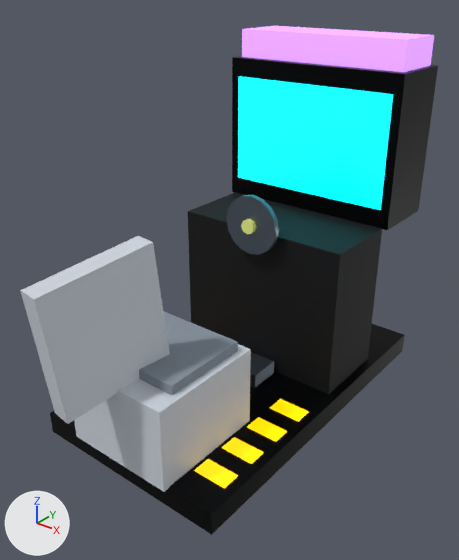
Renders of the glTF model godot/assets/models/tt_arc_racer.glb from each side of a commit.
One viewpoint serves both versions: a 50 mm lens placed at (1.86, -2.29, 2.19), pointed at (0.06, -0.04, 0.8). The lights are fixed; the arrows at lower left show +X, +Y and +Z. The picture after the commit comes second. Objects named as collision shapes, trigger or cutter boxes, shadow casters or lower levels of detail are left out.

Names of what the first picture shows: 'Dash', 'Pedals', 'Racer_Base', 'Racer_Marquee', 'Racer_Screen', 'Screen_Housing', 'Seat_Back', 'Seat_Cushion', 'Seat_Shell', 'Track_Stripes', 'Wheel' and 1 more.
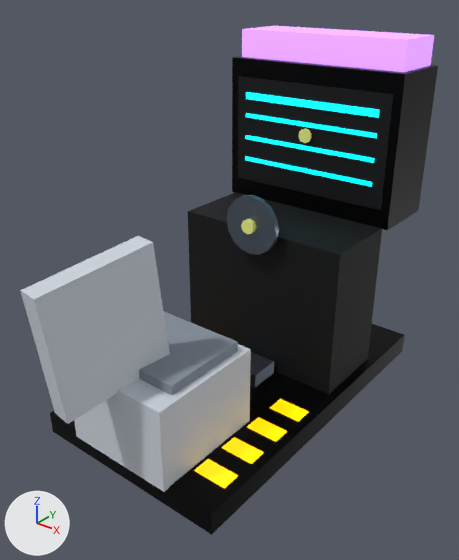
Scene script edits in JSON lines:
```json
{"block": "me_racer_screen", "where": "me_racer_screen.from_pydata(...)  # 10 vertices, 16 faces; spans x -0.48..0.48, y 0.72..0.728, z 1.05..1.65"}
{"op": "remove", "block": "me_racer_screen", "code": "me_racer_screen.materials.append(mat_tt_cyanled)  # cyan #00f4ff, glowing cyan #00f3ff"}
{"op": "add", "block": "me_racer_screen", "code": "me_racer_screen.materials.append(mat_tt_carbonslate)"}
{"op": "add", "block": "me_scr_ball", "code": ["me_scr_ball = bpy.data.meshes.new('Scr_Ball')", "me_scr_ball.from_pydata(...)  # a 10-sided cylinder along y spanning x -0.038..0.038, y 0.696..0.708, z 1.34..1.42", "me_scr_ball.materials.append(mat_tt_ballyellow)  # yellow #ebf489"]}
{"op": "add", "block": "me_scr_art", "code": ["me_scr_art = bpy.data.meshes.new('Scr_Art')", "me_scr_art.from_pydata(...)  # 40 vertices, 64 faces; spans x -0.42..0.42, y 0.713..0.716, z 1.17..1.57", "me_scr_art.materials.append(mat_tt_cyanled)  # cyan #00f4ff, glowing cyan #00f3ff"]}
{"op": "add", "block": "ob_scr_ball", "code": ["ob_scr_ball = bpy.data.objects.new('Scr_Ball', me_scr_ball)", "ob_scr_ball.location = (0.0, 0.0, 0.0)"]}
{"op": "add", "block": "ob_scr_art", "code": ["ob_scr_art = bpy.data.objects.new('Scr_Art', me_scr_art)", "ob_scr_art.location = (0.0, 0.0, 0.0)"]}
```

Boxes (x1, y1, x2, y2) around the edits, measured in the pictures (459 x 560 px):
```json
{"object": "Racer_Screen", "change": "recoloured", "before": [238, 76, 393, 210], "after": [238, 76, 393, 210], "on screen": "darker"}
{"object": "Scr_Art", "change": "added", "after": [245, 92, 380, 187], "on screen": "cyan"}
{"object": "Scr_Ball", "change": "added", "after": [299, 129, 312, 143]}
```
